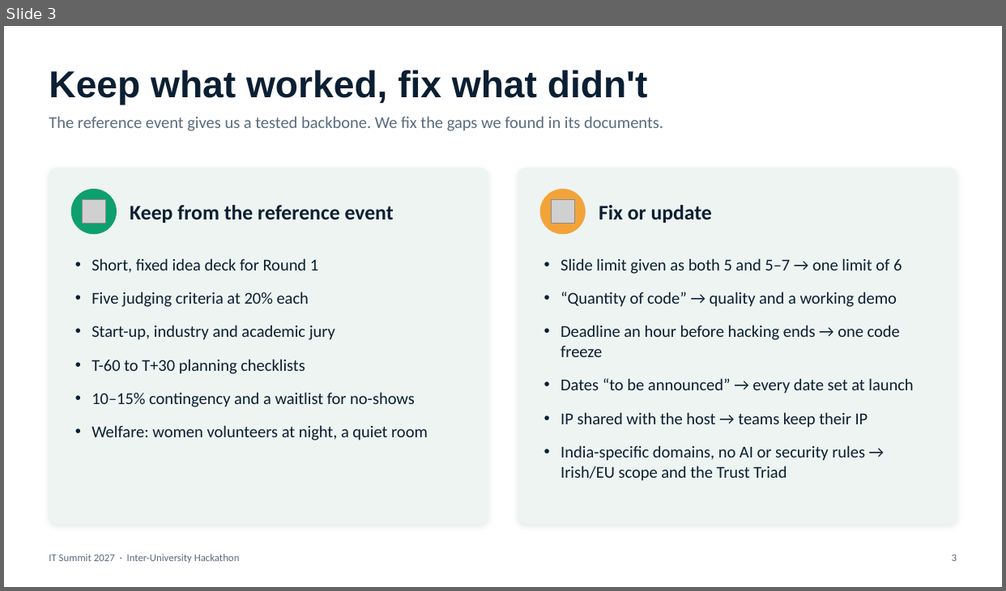
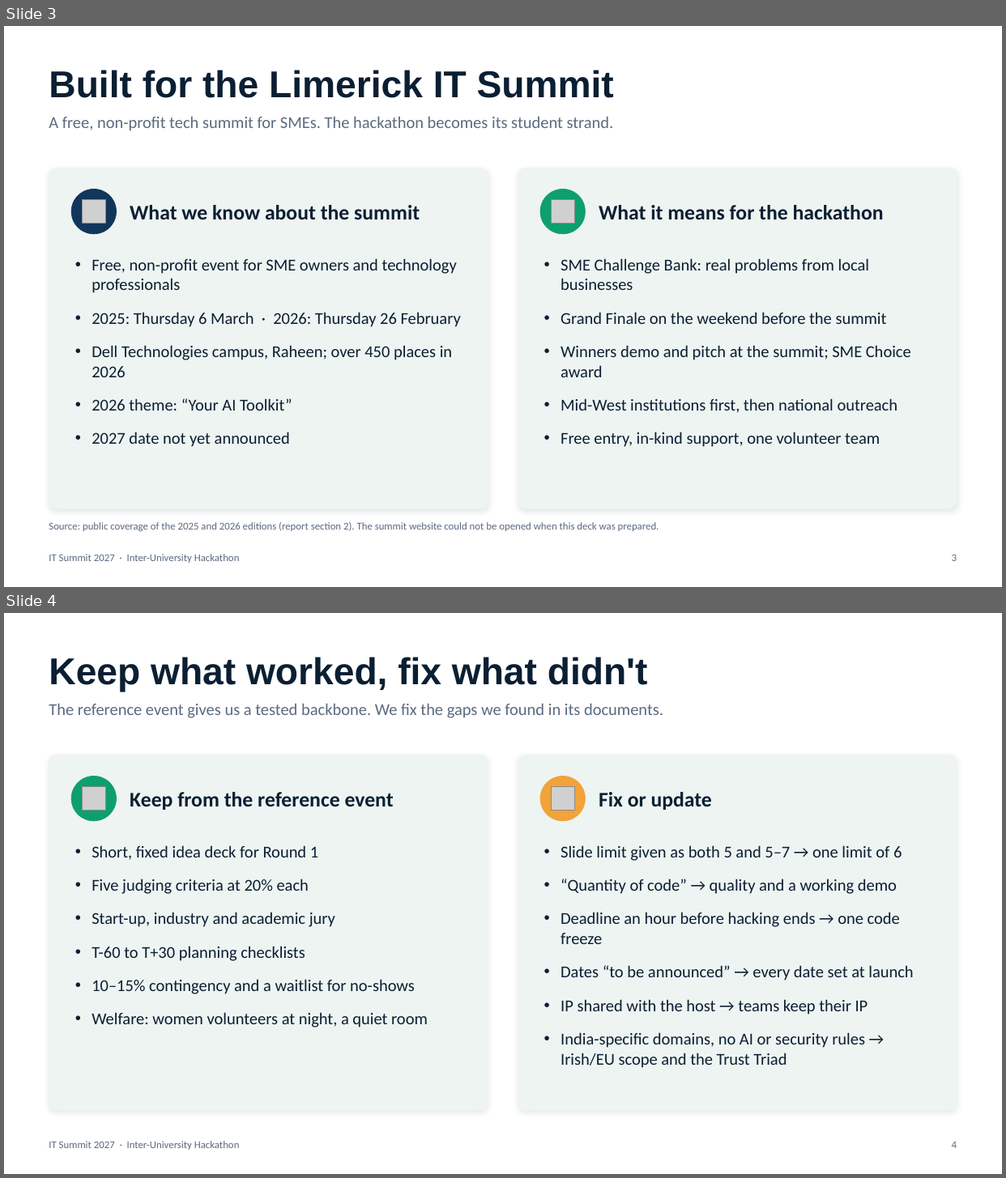
Before and after one commit to behlmohit30-pixel/ckaPrep01, a slide deck: it-summit-2027/IT_Summit_2027_Hackathon_Proposal.pptx. Shown one above the other, each under a label of ours: slide 3 before the commit, slides 3 and 4 after it. The pictures are 1006x591 and 1006x1178 pixels, drawn with LibreOffice and Linux fonts; fonts in the diff are those of the drawing; grey boxes stand for pictures. Boxes give left, top, right and bottom in pixels: in the first picture for what was removed or moved away, otherwise in the second. Text is boxed around its words. In the diff, an @@ line names an element or a change of style, - is before the commit and + after.

```diff
--- a/it-summit-2027/IT_Summit_2027_Hackathon_Proposal.pptx
+++ b/it-summit-2027/IT_Summit_2027_Hackathon_Proposal.pptx
@@ slide 3 added at [4, 26, 1002, 587], background #FFFFFF; not listed: 1 template element that a slide beside it also shows @@
@@ title added at [49, 70, 614, 98], 36 pt, text #0B1F33, bold @@
+Built for the Limerick IT Summit
@@ text added at [49, 116, 614, 131], 16 pt, text #5B6B7F @@
+A free, non-profit tech summit for SMEs. The hackathon becomes its student strand.
@@ rounded rectangle added at [49, 169, 488, 509], fill #EEF4F1, outline #EEF4F1 0.75 pt @@
@@ rounded rectangle added at [518, 169, 957, 509], fill #EEF4F1, outline #EEF4F1 0.75 pt @@
@@ ellipse added at [71, 189, 117, 234], fill #12355B, outline #12355B 0.5 pt @@
@@ ellipse added at [541, 189, 586, 234], fill #0E9F6E, outline #0E9F6E 0.5 pt @@
@@ picture added at [82, 199, 105, 223] @@
@@ text added at [130, 205, 420, 220], 20 pt, text #0B1F33, bold @@
+What we know about the summit
@@ picture added at [552, 199, 574, 223] @@
@@ text added at [599, 205, 884, 220], 20 pt, text #0B1F33, bold @@
+What it means for the hackathon
@@ text added at [91, 258, 461, 447], 16 pt, text #0B1F33 @@
+• Free, non-profit event for SME owners and technology professionals
+• 2025: Thursday 6 March · 2026: Thursday 26 February
+• Dell Technologies campus, Raheen; over 450 places in 2026
+• 2026 theme: “Your AI Toolkit”
+• 2027 date not yet announced
@@ text added at [560, 258, 911, 447], 16 pt, text #0B1F33 @@
+• SME Challenge Bank: real problems from local businesses
+• Grand Finale on the weekend before the summit
+• Winners demo and pitch at the summit; SME Choice award
+• Mid-West institutions first, then national outreach
+• Free entry, in-kind support, one volunteer team
@@ text added at [49, 523, 659, 531], 10 pt, text #5B6B7F @@
+Source: public coverage of the 2025 and 2026 editions (report section 2). The summit website could not be opened when this deck was prepared.
@@ page number added at [952, 554, 957, 561], 10 pt, text #5B6B7F @@
+3
@@ what was slide 3 is now slide 4 @@
@@ page number at [952, 1142, 957, 1148]: text changed @@
-3
+4
```
Also in this commit, not shown: 12 slides changed, 5 other files.
